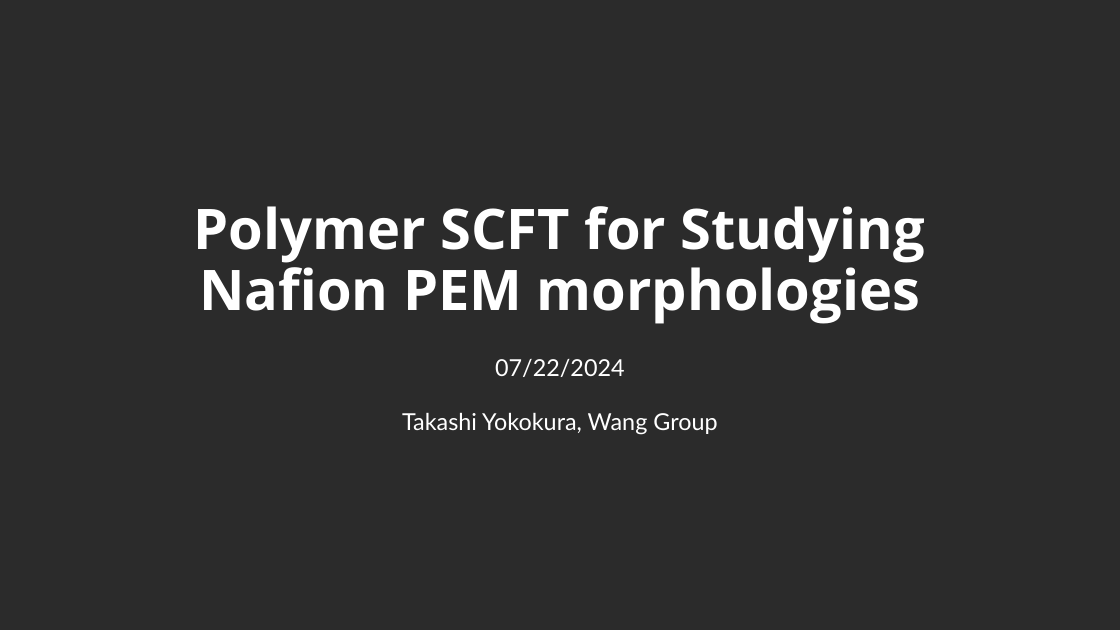
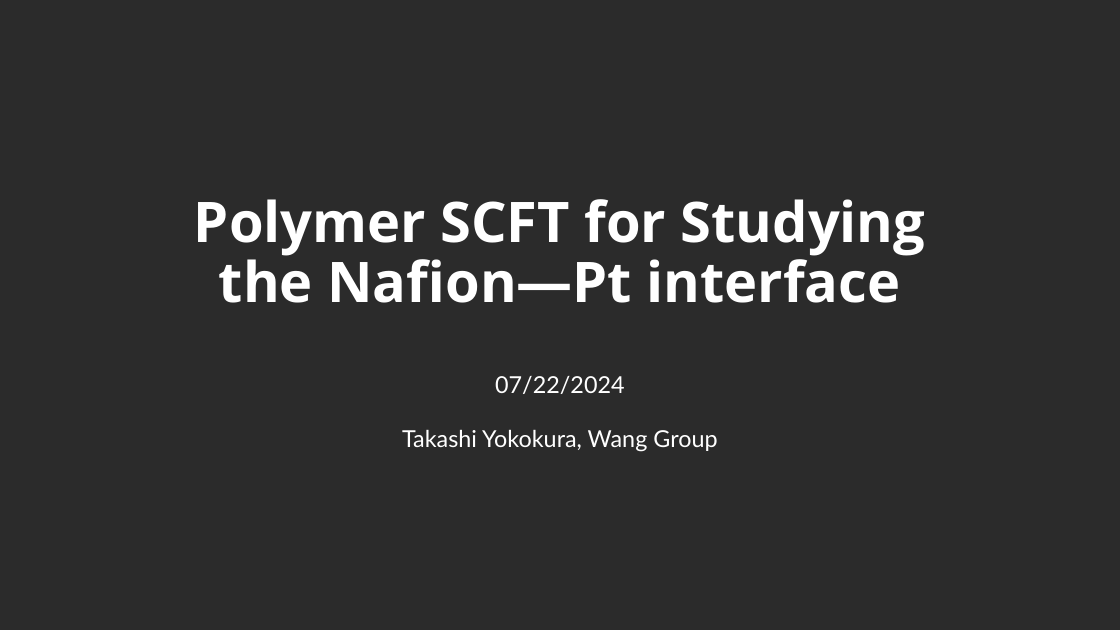
Before and after one commit to tyokokur/presentations, a slide deck: slide 1 of 20240722 NAF Intro.pptx. Drawn at 1120x630 pixels with LibreOffice and Linux fonts; fonts in the diff are those of the drawing; background and template pictures are left out; a plain dark background stands for a picture behind light text. Boxes give left, top, right and bottom in pixels: in the first picture for what was removed or moved away, otherwise in the second. Text is boxed around its words. In the diff, an @@ line names an element or a change of style, - is before the commit and + after.

```diff
--- a/20240722 NAF Intro.pptx
+++ b/20240722 NAF Intro.pptx
@@ title at (194, 199, 926, 303): text changed @@
-Polymer SCFT for Studying Nafion PEM morphologies
+Polymer SCFT for Studying the Nafion—Pt interface
@@ subtitle "07/22/2024": place and size @@
-subtitle "07/22/2024" at (402, 359, 717, 435)
+subtitle "07/22/2024" at (402, 376, 717, 452)
```
Also in this commit, not shown: 5 other slides changed, 3 slides added, 1 slide removed.
